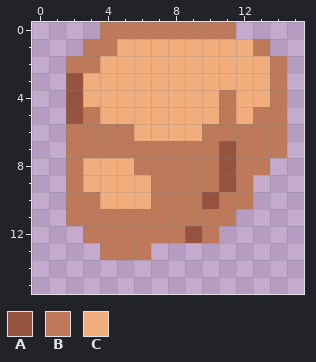
Pixel-art sprite -- assets/Ninja Adventure - Asset Pack/Backgrounds/Tilesets/StoneItem.png. That is the earlier state.
The file is 16x16 pixels.
Palette (. is transparent): A #965340  B #bd7959  C #f2ad7d
Pixels before, first column x 2:
 0 ..BBBBBBBB...
 1 .BBCCCCCCCCB.
 2 BBCCCCCCCCCCB
 3 ACCCCCCCCCCCB
 4 ACCCCCCCCBCCB
 5 ABCCCCCCCBCBB
 6 BBBBCCCCBBBBB
 7 BBBBBBBBBABBB
 8 BCCCBBBBBABB.
 9 BCCCCBBBBAB..
10 BBCCCBBBABB..
11 BBBBBBBBBB...
12 .BBBBBBAB....
13 ..BBB........
The result:
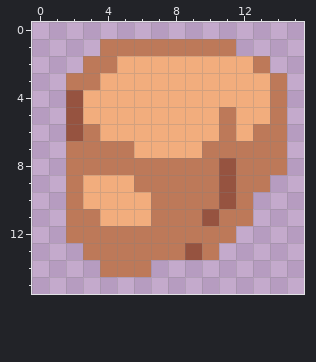
Commit: add more collectible items
Difference:
Changed rows in their new state; - is an unchanged pixel.
first column x 2:
 0 --........---
 1 -.-BBBBBBB..-
 2 .-B--------B.
 3 BB-----------
 4 ---------C---
 5 -C---------C-
 6 A-CC----C-C--
 7 ----CCCC-B---
 8 -BBB--------B
 9 ----B------B-
10 -C------BA---
11 --CCC---A-B--
12 B------B-B---
13 -B---BBAB----
14 --BBB--------
Boxes around the changes in both pictures, in picture pixels (x1, y1, x2, y2):
changed: (66, 22, 287, 277)
